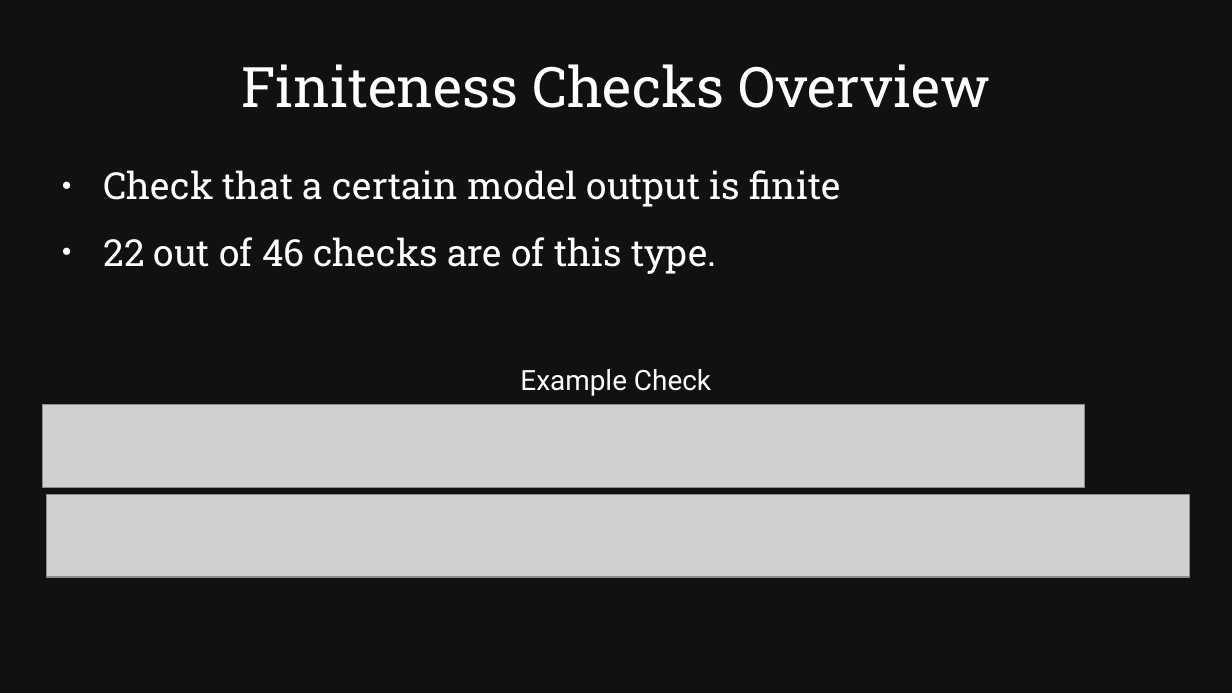
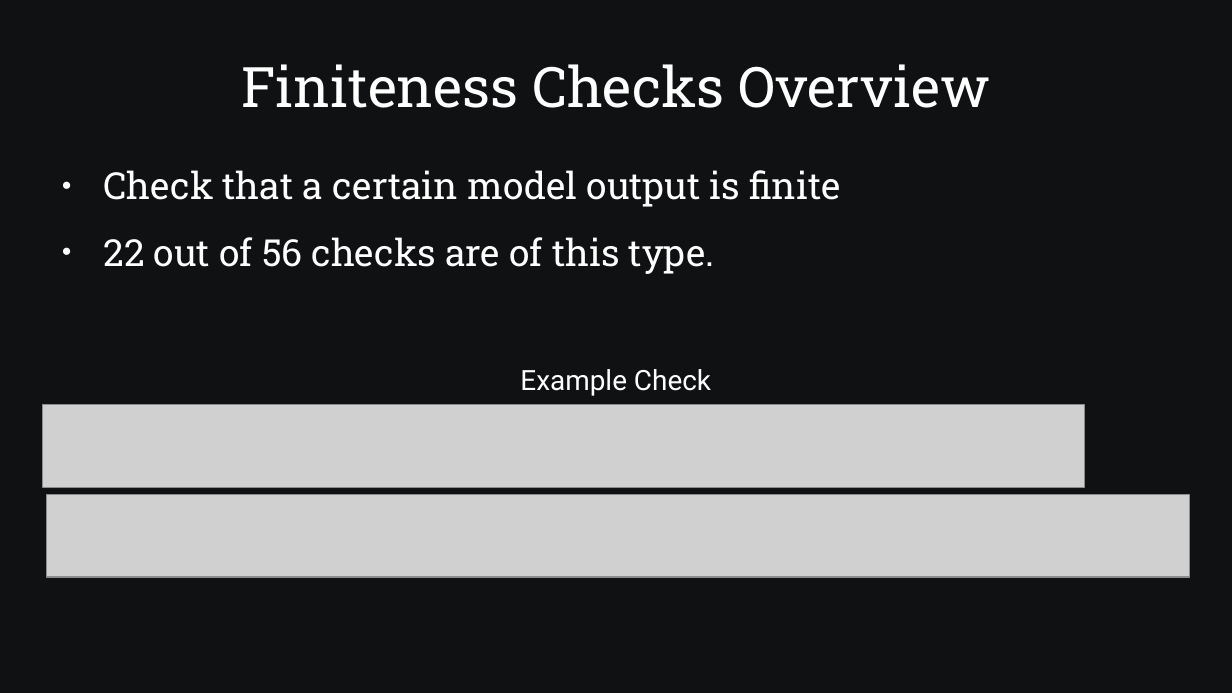
Before and after one commit to SamAllen06/lake_temp_work, a slide deck: slide 24 of documentation/for_collaborators/AnalysisOverview.pptx. Drawn at 1232x693 pixels with LibreOffice and Linux fonts; fonts in the diff are those of the drawing; grey boxes stand for pictures. Boxes give left, top, right and bottom in pixels: in the first picture for what was removed or moved away, otherwise in the second. Text is boxed around its words. In the diff, an @@ line names an element or a change of style, - is before the commit and + after.

Commit message:
Update types of checks slides

```diff
--- a/documentation/for_collaborators/AnalysisOverview.pptx
+++ b/documentation/for_collaborators/AnalysisOverview.pptx
@@ text at box(104, 237, 715, 274): text changed @@
-● 22 out of 46 checks are of this type.
+● 22 out of 56 checks are of this type.
```
Also in this commit, not shown: 12 other slides changed, 4 slides added, 1 slide removed, 1 other file.
